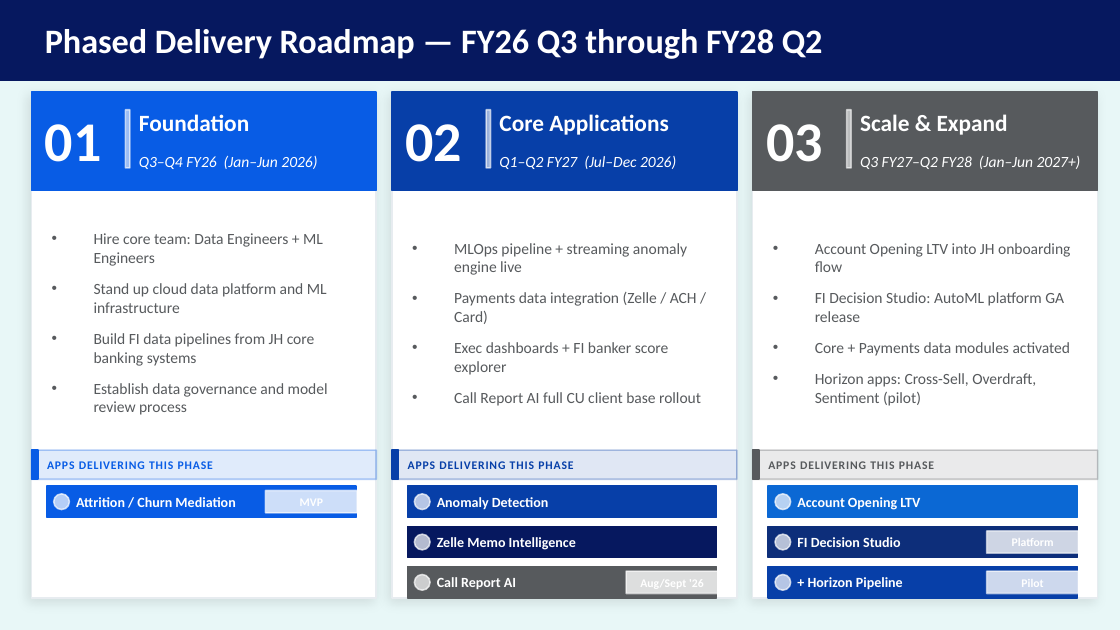
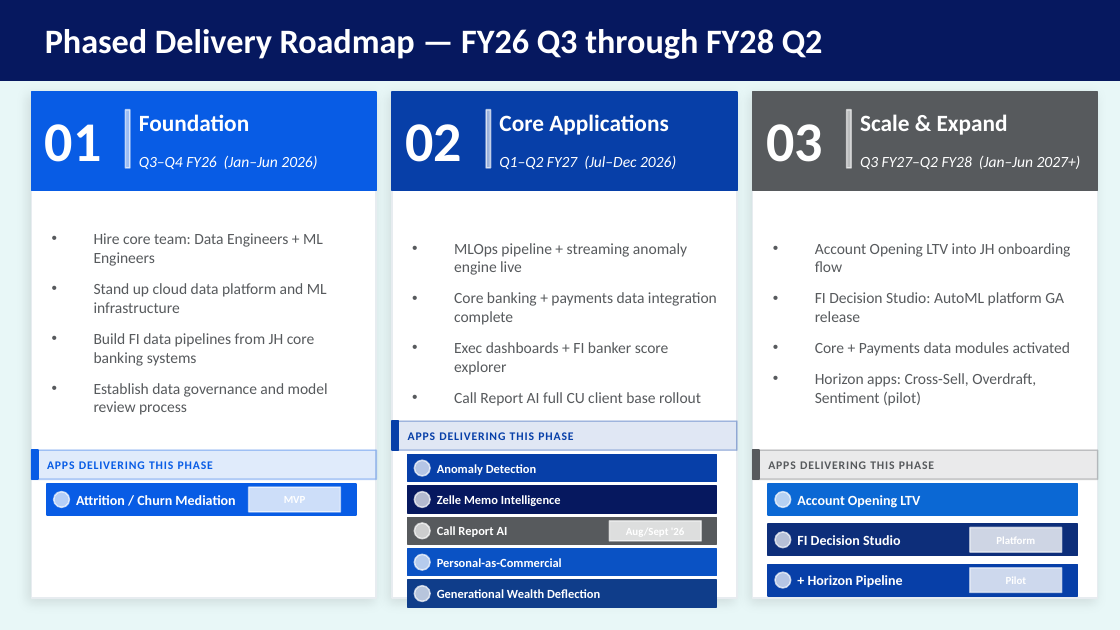
Before and after one commit to MonkeyWrenchGang/jhai_presentations, a slide deck: slide 22 of JH_DS_Strategy_JHBI.pptx (slide 20 before the commit). Drawn at 1120x630 pixels with LibreOffice and Linux fonts; fonts in the diff are those of the drawing. Boxes give left, top, right and bottom in pixels: in the first picture for what was removed or moved away, otherwise in the second. Text is boxed around its words. In the diff, an @@ line names an element or a change of style, - is before the commit and + after.

```diff
--- a/JH_DS_Strategy_JHBI.pptx
+++ b/JH_DS_Strategy_JHBI.pptx
@@ text at (454,292,717,325): text changed @@
-• Payments data integration (Zelle / ACH / Card)
+• Core banking + payments data integration complete
@@ 2 rectangles, 1 text: place and size @@
-2 rectangles, 1 text at (392,450,737,479)
+2 rectangles, 1 text at (392,421,737,450)
@@ rectangle: place and size @@
-rectangle at (408,486,717,517)
+rectangle at (408,455,717,482)
@@ ellipse added at (414,460,430,476), fill #FFFFFF at 70% opacity, outline #FFFFFF 1 pt @@
@@ text "Anomaly Detection": place and size @@
-text "Anomaly Detection" at (437,497,549,510)
+text "Anomaly Detection" at (437,464,536,475)
@@ 3 rectangles, 2 texts: place and size @@
-3 rectangles, 2 texts at (265,491,1079,594)
+3 rectangles, 2 texts at (249,487,1062,592)
@@ rectangle: place and size @@
-rectangle at (408,526,717,558)
+rectangle at (408,486,717,513)
@@ text "Zelle Memo Intelligence": place and size @@
-text "Zelle Memo Intelligence" at (437,537,576,550)
+text "Zelle Memo Intelligence" at (437,495,561,506)
@@ rectangle: place and size @@
-rectangle at (408,567,717,598)
+rectangle at (408,517,717,544)
@@ ellipse: place and size @@
-ellipse at (414,534,430,550)
+ellipse at (414,523,430,539)
@@ size 9 to 8 pt in 3 elements at (437,464,536,475), (437,495,561,506), (437,526,508,537) @@
@@ text "Call Report AI": place and size @@
-text "Call Report AI" at (437,577,516,589)
+text "Call Report AI" at (437,526,508,537)
@@ rectangle: place and size @@
-rectangle at (626,571,718,594)
+rectangle at (609,521,701,541)
@@ text "Platform" at (996,537,1035,544): size 7.5 to 7 pt @@
@@ rectangle added at (408,549,717,576), fill #0A52C4, outline #0A52C4 1 pt @@
@@ ellipse added at (414,554,430,570), fill #FFFFFF at 70% opacity, outline #FFFFFF 1 pt @@
@@ text added at (437,558,562,567), 8 pt, text #FFFFFF, bold @@
+Personal-as-Commercial
@@ text "Pilot" at (1006,577,1027,584): size 7.5 to 7 pt @@
@@ rectangle added at (408,580,717,607), fill #0F3D8A, outline #0F3D8A 1 pt @@
@@ ellipse: place and size @@
-ellipse at (414,575,430,590)
+ellipse at (414,586,430,601)
@@ text added at (437,589,600,598), 8 pt, text #FFFFFF, bold @@
+Generational Wealth Deflection
```
Also in this commit, not shown: 5 other slides changed, 2 slides added.
